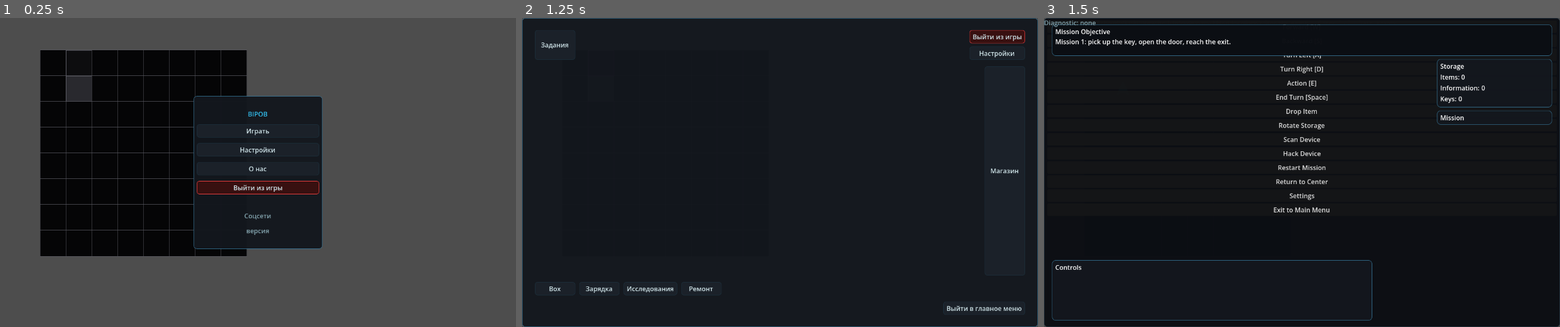
Above: before the commit, frames 1-3 (left to right).
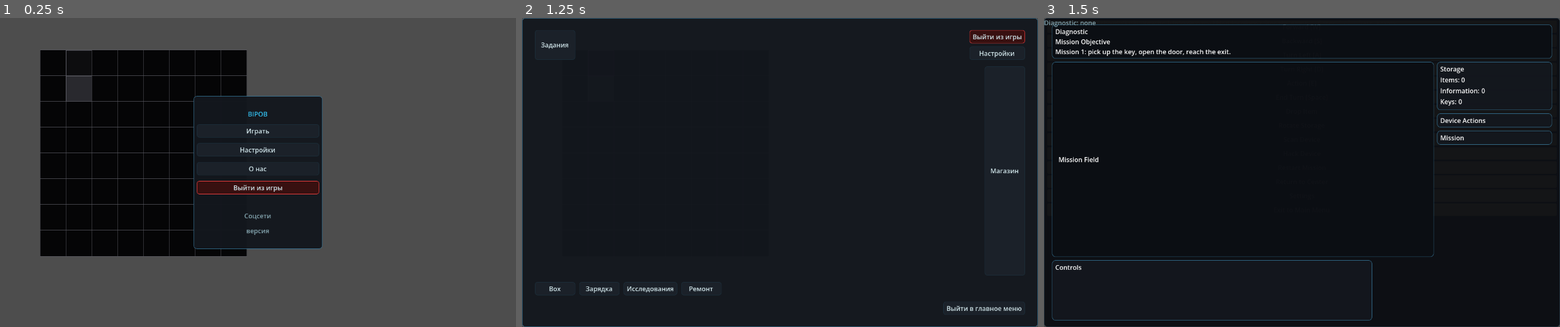
Above: after the commit, the same moments.

Repository: JUSTConnect/bibop
Game: Godot game, scene res://scenes/main.tscn
The game is run twice, just before and just after one commit, with the same random seed, the same clock (stepped at 60 frames per second) and the same inputs.
Inputs:
- Up to frame 1 (0.25 s): no input
- Up to frame 2 (1.25 s): click "Играть" at 0.5 s
- Up to frame 3 (1.5 s): click "Задания" at 1.25 s

Frames 1-2 are identical in both runs. In frame 3, 3.4% of the frame differs, in the area x 1-99%, y 3-78%.

Commit message:
Refactor runtime mission HUD layout structure

Diff:
--- a/scripts/ui/game_ui.gd
+++ b/scripts/ui/game_ui.gd
@@ -3010,6 +3010,9 @@
 	var top_vbox := VBoxContainer.new()
 	top_vbox.add_theme_constant_override("separation", 2)
 	top_panel.add_child(top_vbox)
+	var diagnostic_runtime_label := Label.new()
+	diagnostic_runtime_label.text = "Diagnostic"
+	top_vbox.add_child(diagnostic_runtime_label)
 	var objective_title := Label.new()
 	objective_title.text = "Mission Objective"
 	top_vbox.add_child(objective_title)
@@ -3024,10 +3027,24 @@
 	middle_hbox.add_theme_constant_override("separation", 8)
 	main_vbox.add_child(middle_hbox)
 
-	var left_spacer := Control.new()
-	left_spacer.size_flags_horizontal = Control.SIZE_EXPAND_FILL
-	left_spacer.size_flags_vertical = Control.SIZE_EXPAND_FILL
-	middle_hbox.add_child(left_spacer)
+	var mission_field_panel := PanelContainer.new()
+	mission_field_panel.name = "MissionFieldPanel"
+	mission_field_panel.size_flags_horizontal = Control.SIZE_EXPAND_FILL
+	mission_field_panel.size_flags_vertical = Control.SIZE_EXPAND_FILL
+	mission_field_panel.add_theme_stylebox_override("panel", _make_panel_style(UI_COLOR_PANEL_DARK, UI_COLOR_BORDER, 1, 8))
+	middle_hbox.add_child(mission_field_panel)
+	var mission_field_host := MarginContainer.new()
+	mission_field_host.name = "MissionFieldHost"
+	mission_field_host.size_flags_horizontal = Control.SIZE_EXPAND_FILL
+	mission_field_host.size_flags_vertical = Control.SIZE_EXPAND_FILL
+	mission_field_host.add_theme_constant_override("margin_left", 8)
+	mission_field_host.add_theme_constant_override("margin_right", 8)
+	mission_field_host.add_theme_constant_override("margin_top", 8)
+	mission_field_host.add_theme_constant_override("margin_bottom", 8)
+	mission_field_panel.add_child(mission_field_host)
+	var mission_field_title := Label.new()
+	mission_field_title.text = "Mission Field"
+	mission_field_host.add_child(mission_field_title)
 
 	var right_sidebar := VBoxContainer.new()
 	right_sidebar.custom_minimum_size = Vector2(_get_runtime_sidebar_width(), 0)
@@ -3062,6 +3079,24 @@
 	if rotate_storage_button != null:
 		rotate_storage_button.text = "Rotate Storage"
 		rotate_row.add_child(rotate_storage_button)
+	if drop_item_button != null:
+		drop_item_button.text = "Drop Item"
+		rotate_row.add_child(drop_item_button)
+
+	var device_actions_panel := PanelContainer.new()
+	device_actions_panel.size_flags_horizontal = Control.SIZE_EXPAND_FILL
+	device_actions_panel.add_theme_stylebox_override("panel", _make_panel_style(UI_COLOR_PANEL, UI_COLOR_BORDER, 1, 8))
+	right_sidebar.add_child(device_actions_panel)
+	var device_actions_vbox := VBoxContainer.new()
+	device_actions_vbox.add_theme_constant_override("separation", 4)
+	device_actions_panel.add_child(device_actions_vbox)
+	var device_title := Label.new()
+	device_title.text = "Device Actions"
+	device_actions_vbox.add_child(device_title)
+	if scan_device_button != null:
+		device_actions_vbox.add_child(scan_device_button)
+	if hack_device_button != null:
+		device_actions_vbox.add_child(hack_device_button)
 
 	var mission_panel := PanelContainer.new()
 	mission_panel.size_flags_horizontal = Control.SIZE_EXPAND_FILL
@@ -3102,8 +3137,6 @@
 	if move_backward_button != null: row_b.add_child(move_backward_button)
 	row_b.add_child(Control.new())
 	var row_s := HBoxContainer.new(); row_s.add_theme_constant_override("separation", 4); controls_vbox.add_child(row_s)
-	if scan_device_button != null: row_s.add_child(scan_device_button)
-	if hack_device_button != null: row_s.add_child(hack_device_button)
 	if end_turn_button != null: row_s.add_child(end_turn_button)
 	var spacer := Control.new(); spacer.size_flags_horizontal = Control.SIZE_EXPAND_FILL; bottom_row.add_child(spacer)
 
